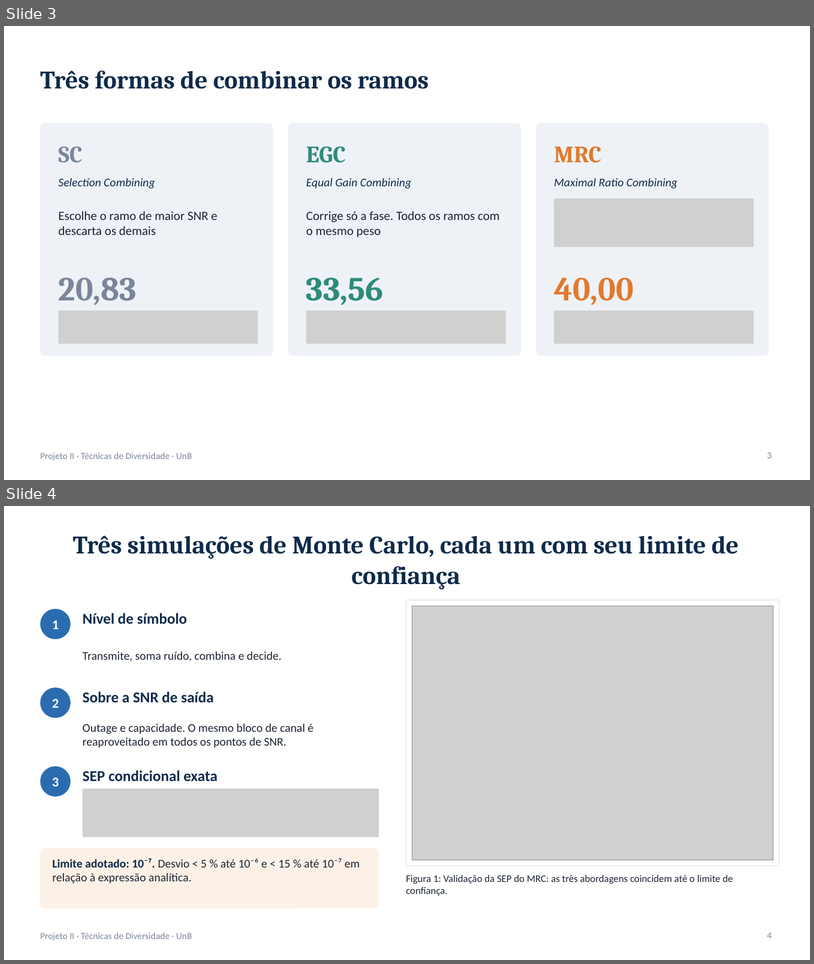
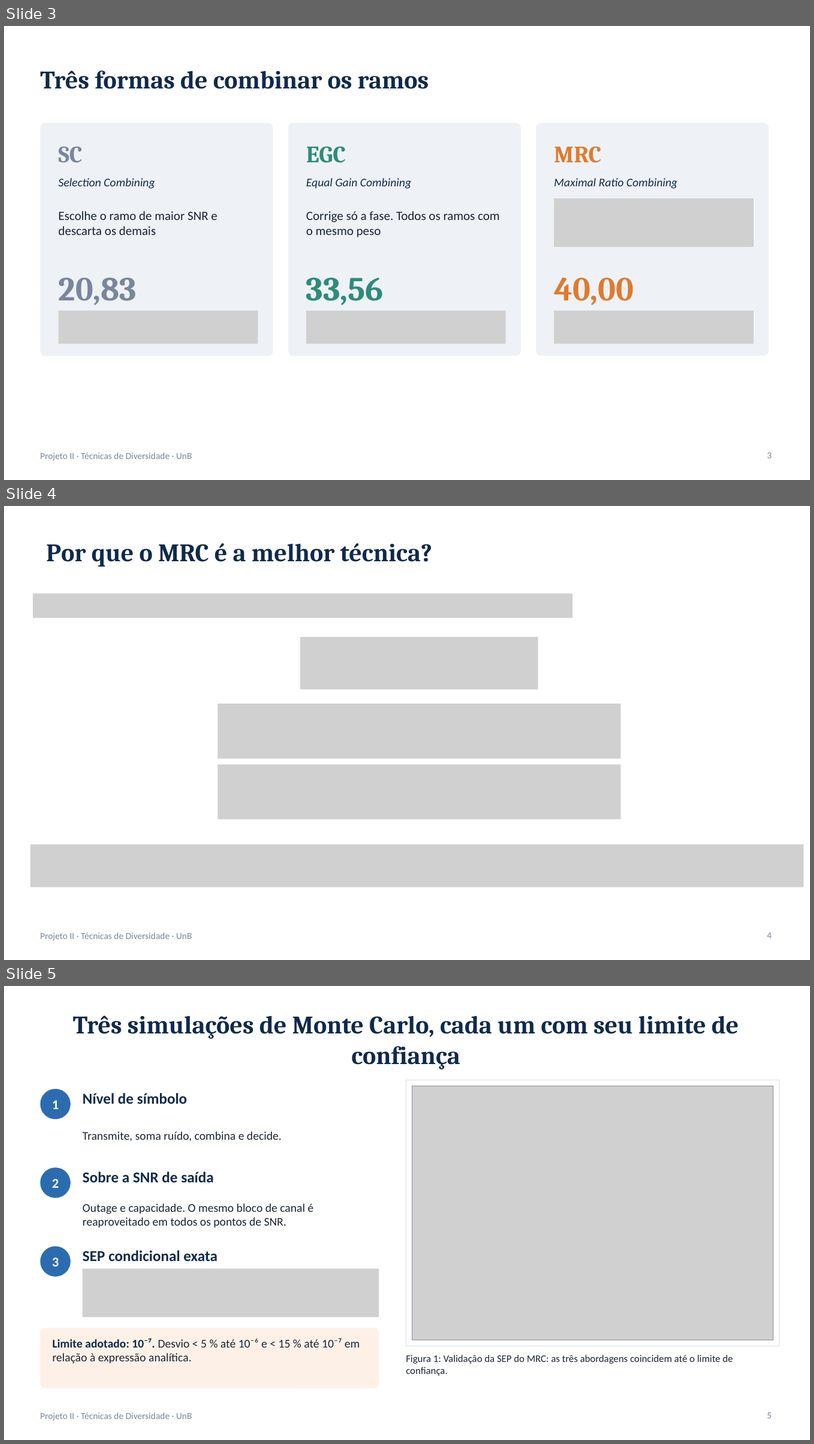
Before and after one commit to henriquemoscoso/ComunicacoesMoveis, a slide deck: Projeto2/Apresentacao_Projeto_II_Diversidade copy.pptx. Shown one above the other, each under a label of ours: slides 3 and 4 before the commit, slides 3, 4 and 5 after it. The pictures are 814x964 and 814x1444 pixels, drawn with LibreOffice and Linux fonts; fonts in the diff are those of the drawing; grey boxes stand for pictures. Boxes give left, top, right and bottom in pixels: in the first picture for what was removed or moved away, otherwise in the second. Text is boxed around its words. In the diff, an @@ line names an element or a change of style, - is before the commit and + after.

Commit message:
relatorio e slide corrigidos

```diff
--- a/Projeto2/Apresentacao_Projeto_II_Diversidade copy.pptx
+++ b/Projeto2/Apresentacao_Projeto_II_Diversidade copy.pptx
@@ slide 4 added at [4, 506, 810, 960], background #FFFFFF; not listed: 1 template element that a slide beside it also shows @@
@@ title added at [46, 543, 432, 567], 30 pt, text #0F2A4A, bold @@
+Por que o MRC é a melhor técnica?
@@ picture added at [33, 594, 573, 618] @@
@@ picture added at [300, 637, 538, 690] @@
@@ picture added at [218, 704, 621, 759] @@
@@ picture added at [218, 765, 621, 819] @@
@@ picture added at [30, 844, 804, 887] @@
@@ page number added at [767, 932, 772, 938], 11 pt, text #7A8699 @@
+4
@@ what was slide 4 is now slide 5 @@
@@ page number at [767, 1412, 772, 1418]: text changed @@
-4
+5
```
Also in this commit, not shown: 3 other files.
